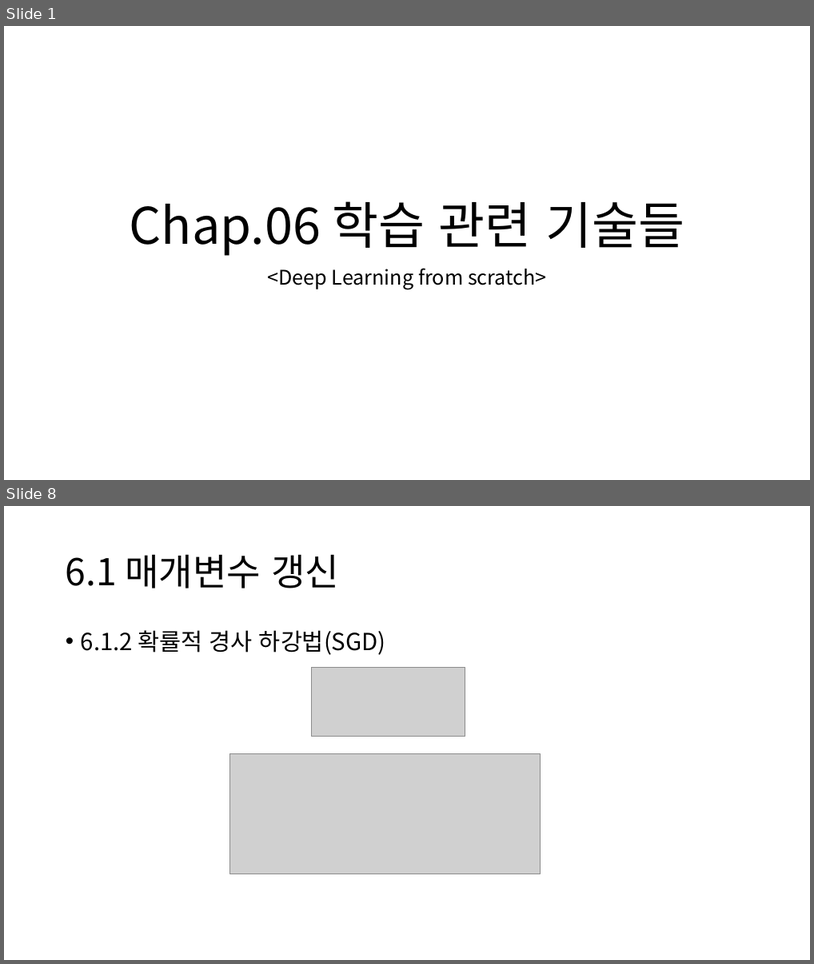
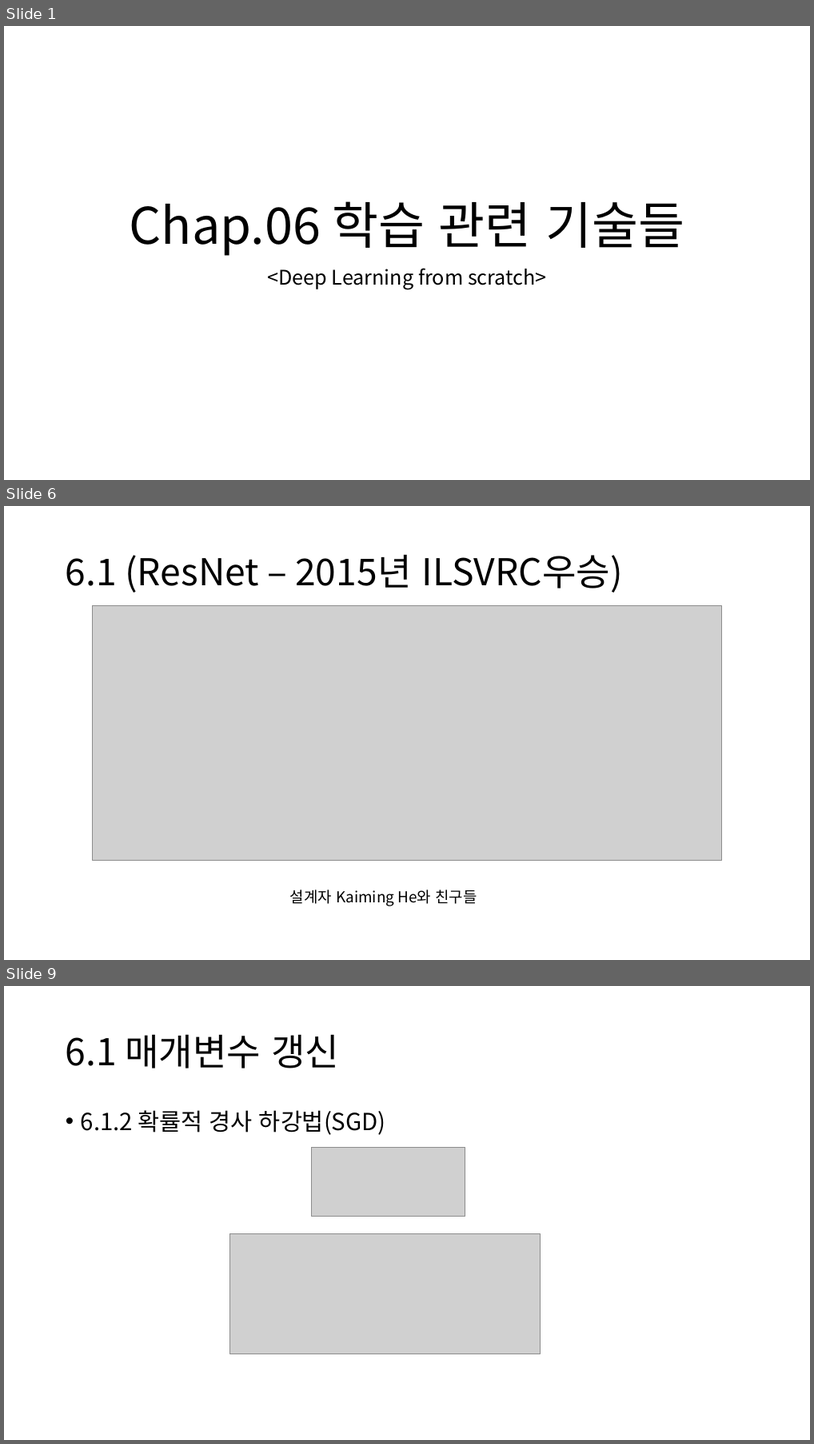
Before and after one commit to DL-StudyGroup/deep_learning_from_scratch, a slide deck: presentation/Week09.학습 관련 기술들.pptx. Shown one above the other, each under a label of ours: slides 1 and 8 before the commit, slides 1, 6 and 9 after it; the slides between them are not shown. The pictures are 814x964 and 814x1444 pixels, drawn with LibreOffice and Linux fonts; fonts in the diff are those of the drawing; grey boxes stand for pictures. Boxes give left, top, right and bottom in pixels: in the first picture for what was removed or moved away, otherwise in the second. Text is boxed around its words. In the diff, an @@ line names an element or a change of style, - is before the commit and + after.

```diff
--- a/presentation/Week09.학습 관련 기술들.pptx
+++ b/presentation/Week09.학습 관련 기술들.pptx
@@ slide 6 added at bbox=[4, 506, 810, 960], background #FFFFFF @@
@@ title added at bbox=[66, 555, 623, 592], 44 pt, text #000000 @@
+6.1 (ResNet – 2015년 ILSVRC우승)
@@ picture added at bbox=[92, 606, 722, 860] @@
@@ text added at bbox=[290, 889, 477, 906], 18 pt, text #000000 @@
+설계자 Kaiming He와 친구들
@@ what was slide 8 is now slide 9 @@
```
Also in this commit, not shown: 15 slides changed, 5 other slides added, 1 slide removed.
